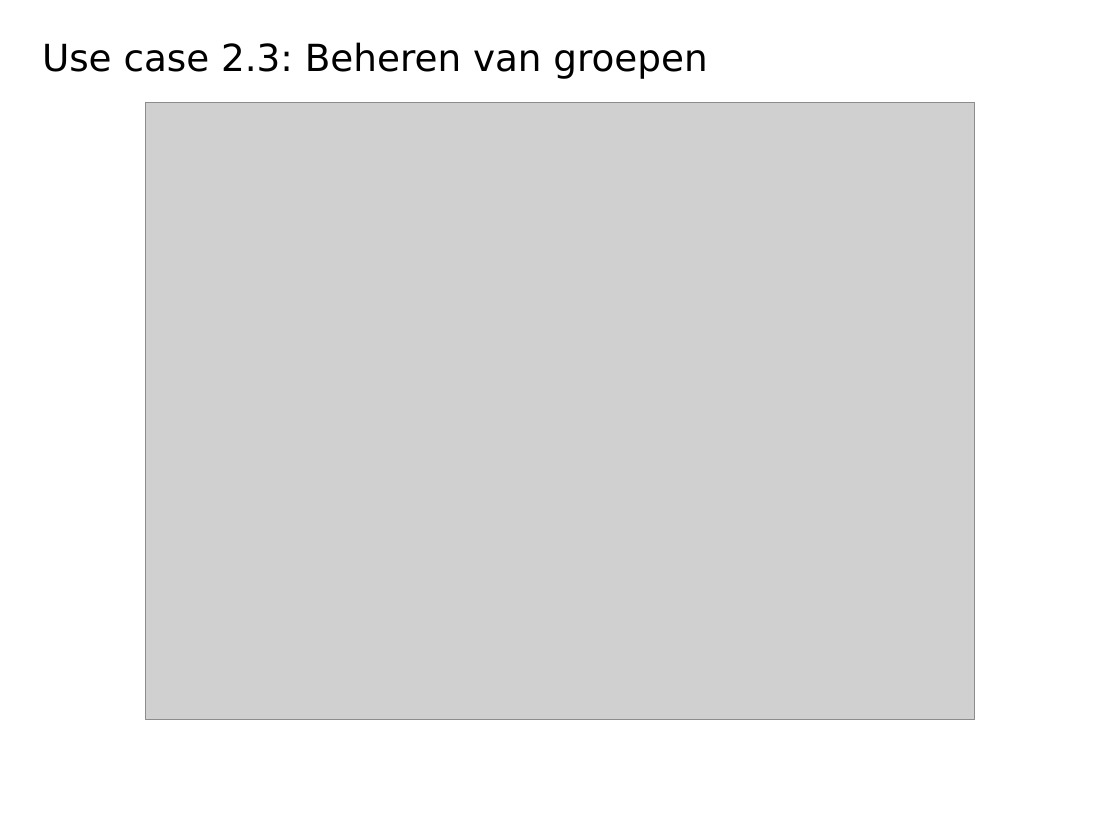
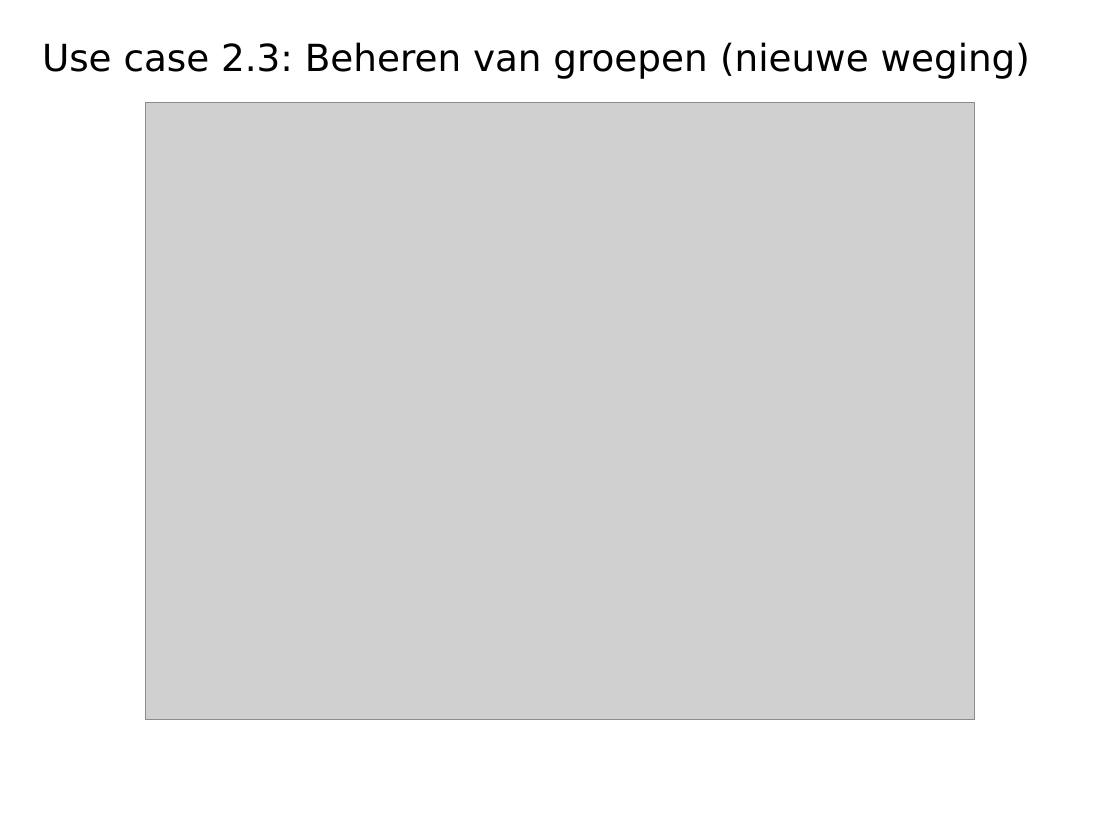
Before and after one commit to fabioPuissant/SoftEngProject2021-Groep10, a slide deck: slide 8 of projectVMS/VMS_pitch_presentation.pptx. Drawn at 1120x840 pixels with LibreOffice and Linux fonts; fonts in the diff are those of the drawing; grey boxes stand for pictures; background and template pictures are left out. Boxes give left, top, right and bottom in pixels: in the first picture for what was removed or moved away, otherwise in the second. Text is boxed around its words. In the diff, an @@ line names an element or a change of style, - is before the commit and + after.

```diff
--- a/projectVMS/VMS_pitch_presentation.pptx
+++ b/projectVMS/VMS_pitch_presentation.pptx
@@ title at (42,42,1030,79): text changed @@
-Use case 2.3: Beheren van groepen
+Use case 2.3: Beheren van groepen (nieuwe weging)
```
Also in this commit, not shown: 4 other slides changed, 2 other files.
